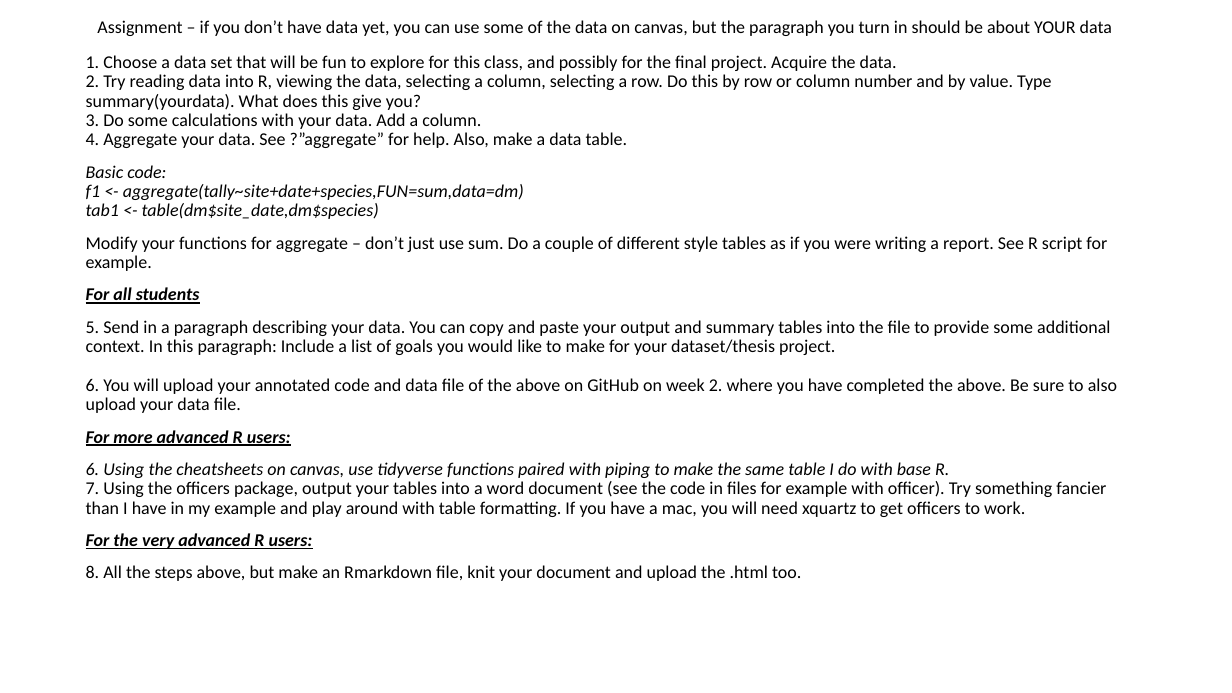
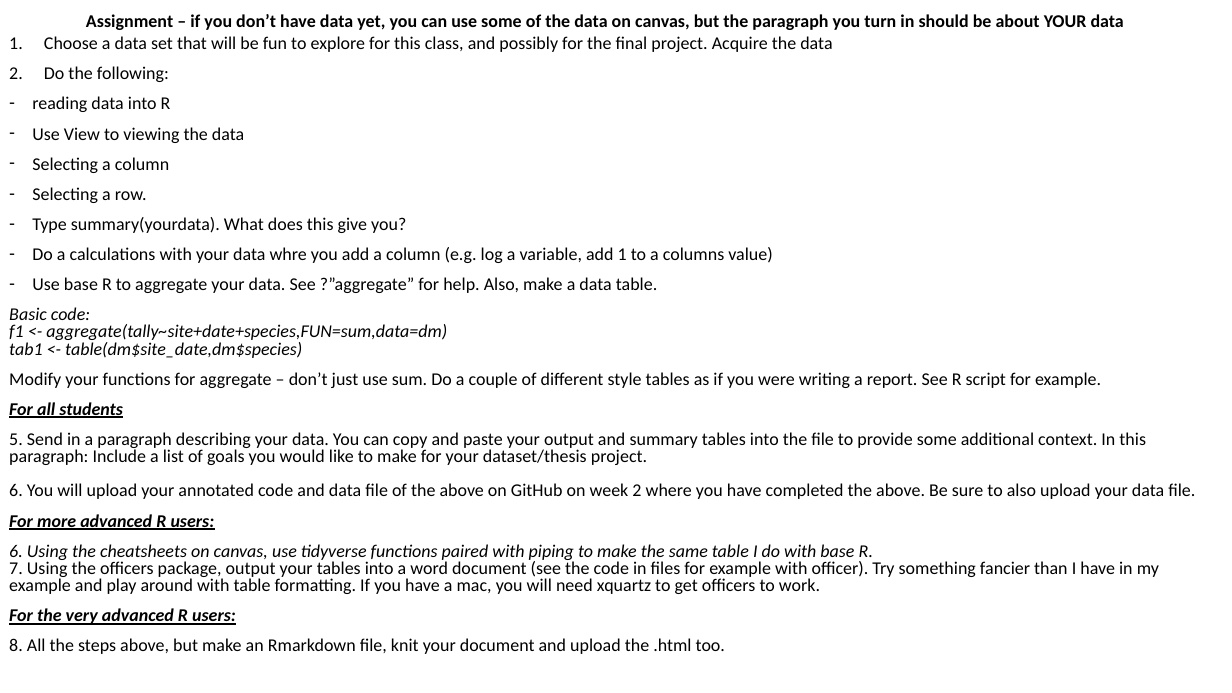
Before and after one commit to VTQuantMethodsEEB/klangwig, a slide deck: slide 9 of lectures/week_1_intro_to_R/ex1_intro_to_R.pptx (slide 8 before the commit). Drawn at 1232x693 pixels with LibreOffice and Linux fonts; fonts in the diff are those of the drawing. Boxes give left, top, right and bottom in pixels: in the first picture for what was removed or moved away, otherwise in the second. Text is boxed around its words. In the diff, an @@ line names an element or a change of style, - is before the commit and + after.

```diff
--- a/lectures/week_1_intro_to_R/ex1_intro_to_R.pptx
+++ b/lectures/week_1_intro_to_R/ex1_intro_to_R.pptx
@@ title "Assignment – if you don’t ..." at <box>86,14,1124,30</box>: bold on @@
@@ text "Choose a data set that ...": place and size @@
-text "Choose a data set that ..." at <box>86,55,1117,549</box>
+text "Choose a data set that ..." at <box>9,36,1195,654</box>
@@ text at <box>32,36,832,293</box>: text changed @@
-1. Choose a data set that will be fun to explore for this class, and possibly for the final project. Acquire the data.
-2. Try reading data into R, viewing the data, selecting a column, selecting a row. Do this by row or column number and by value. Type summary(yourdata). What does this give you?
-3. Do some calculations with your data. Add a column.
-4. Aggregate your data. See ?”aggregate” for help. Also, make a data table.
+1. Choose a data set that will be fun to explore for this class, and possibly for the final project. Acquire the data
+2. Do the following:
+– reading data into R
+– Use View to viewing the data
+– Selecting a column
+– Selecting a row.
+– Type summary(yourdata). What does this give you?
+– Do a calculations with your data whre you add a column (e.g. log a variable, add 1 to a columns value)
+– Use base R to aggregate your data. See ?”aggregate” for help. Also, make a data table.
@@ text at <box>9,307,1159,654</box>: line spacing 0.9 to 0.8 @@
@@ text at <box>9,432,1195,499</box>: text changed @@
-5. Send in a paragraph describing your data. You can copy and paste your output and summary tables into the file to provide some additional context. In this paragraph: Include a list of goals you would like to make for your dataset/thesis project.
-6. You will upload your annotated code and data file of the above on GitHub on week 2. where you have completed the above. Be sure to also upload your data file.
+5. Send in a paragraph describing your data. You can copy and paste your output and summary tables into the file to provide some additional context. In this paragraph: Include a list of goals you would like to make for your dataset/thesis project.
+6. You will upload your annotated code and data file of the above on GitHub on week 2 where you have completed the above. Be sure to also upload your data file.
```
Also in this commit, not shown: 1 slide added, 5 other files.
